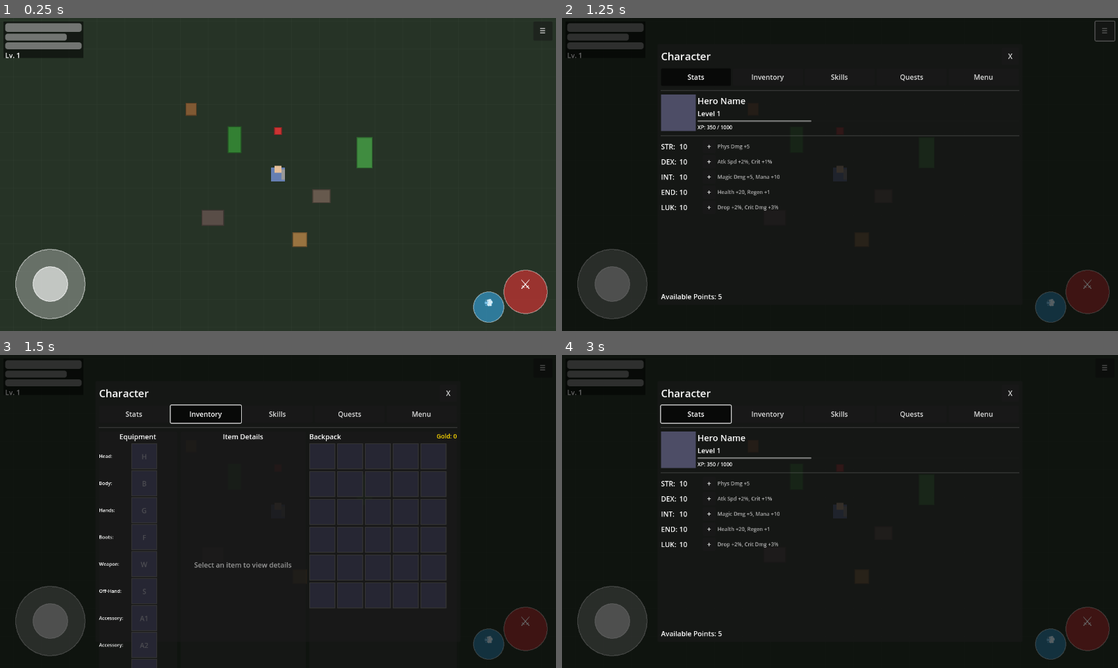
Above: before the commit, frames 1-4 (two rows, left to right).
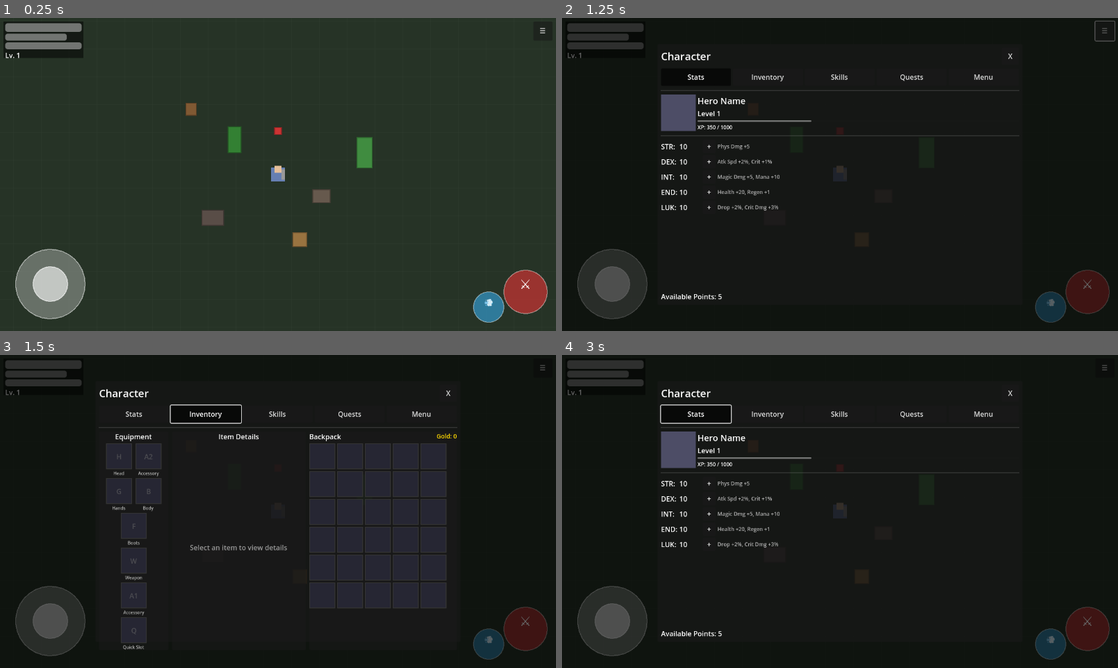
Above: after the commit, the same moments.

Repository: MatousHruska/MobileTestia
Game: Godot game, scene res://scenes/world/test_zone.tscn
The game is run twice, just before and just after one commit, with the same random seed, the same clock (stepped at 60 frames per second) and the same inputs.
Inputs (mouse positions are in pixels of both pictures, inside the frame that each line leads up to):
- Up to frame 1 (0.25 s): no input
- Up to frame 2 (1.25 s): click "☰" at 0.5 s
- Up to frame 3 (1.5 s): click "Inventory" at 1.25 s
- Up to frame 4 (3 s): click (706, 589) at 2 s, where only the run before the commit has a clickable "S"; click "Stats" at 2.75 s

Frames 1-2 are identical in both runs. In frame 3, 3.9% of the frame differs, in the area x 17-53%, y 25-100%; in frame 4, nothing differs.
Error after the commit: Parse Error: Cannot find member "SHIELD" in base "ItemData.EquipmentType". (res://scripts/data/equipment_data.gd:111)

Commit message:
Remove off-hand slot and rearrange equipment layout
- Remove OFF_HAND from equipment slots and SHIELD from item types
- Rearrange equipment into 2-column grid layout:
  H  A2  (Head | Accessory 2)
  G  B   (Hands | Body)
  F      (Boots)
  W      (Weapon)
  A1     (Accessory 1)
  Q      (Quick Slot)
- Remove two-handed weapon off-hand blocking logic
- Add slot labels below each equipment slot

Diff:
--- a/scripts/data/item_data.gd
+++ b/scripts/data/item_data.gd
@@ -16,7 +16,6 @@
 	HANDS,
 	BOOTS,
 	MAIN_HAND,
-	OFF_HAND,
 	ACCESSORY_1,
 	ACCESSORY_2,
 	QUICK_SLOT
@@ -35,9 +34,7 @@
 	GLOVES,
 	BOOTS,
 	RING,
-	AMULET,
-	# Shield
-	SHIELD
+	AMULET
 }
 
 ## Core properties
@@ -100,8 +97,6 @@
 			return "Boots"
 		EquipSlot.MAIN_HAND:
 			return "Weapon"
-		EquipSlot.OFF_HAND:
-			return "Off-Hand"
 		EquipSlot.ACCESSORY_1:
 			return "Accessory"
 		EquipSlot.ACCESSORY_2:
@@ -125,8 +120,6 @@
 			return EquipSlot.BOOTS
 		EquipmentType.WEAPON_ONE_HANDED, EquipmentType.WEAPON_TWO_HANDED, EquipmentType.WEAPON_RANGED:
 			return EquipSlot.MAIN_HAND
-		EquipmentType.SHIELD:
-			return EquipSlot.OFF_HAND
 		EquipmentType.RING:
 			return EquipSlot.ACCESSORY_1  # Default, can also go to ACCESSORY_2
 		EquipmentType.AMULET:
--- a/scripts/inventory/inventory_manager.gd
+++ b/scripts/inventory/inventory_manager.gd
@@ -17,7 +17,6 @@
 	ItemData.EquipSlot.HANDS,
 	ItemData.EquipSlot.BOOTS,
 	ItemData.EquipSlot.MAIN_HAND,
-	ItemData.EquipSlot.OFF_HAND,
 	ItemData.EquipSlot.ACCESSORY_1,
 	ItemData.EquipSlot.ACCESSORY_2,
 	ItemData.EquipSlot.QUICK_SLOT
@@ -174,17 +173,6 @@
 	if not old_item.is_empty():
 		add_item(old_item.item, old_item.quantity)
 
-	# Handle two-handed weapons
-	if item is EquipmentData:
-		var equip: EquipmentData = item as EquipmentData
-		if equip.is_two_handed() and slot == ItemData.EquipSlot.MAIN_HAND:
-			# Clear off-hand
-			var off_hand: Dictionary = equipped[ItemData.EquipSlot.OFF_HAND]
-			if not off_hand.is_empty():
-				add_item(off_hand.item, off_hand.quantity)
-				equipped[ItemData.EquipSlot.OFF_HAND] = {}
-				equipment_changed.emit(ItemData.EquipSlot.OFF_HAND)
-
 	equipment_changed.emit(slot)
 	inventory_changed.emit()
 	return true
@@ -219,12 +207,8 @@
 	return equipped[slot]
 
 
-func is_slot_blocked(slot: ItemData.EquipSlot) -> bool:
-	# Off-hand is blocked if main hand has two-handed weapon
-	if slot == ItemData.EquipSlot.OFF_HAND:
-		var main_hand: Dictionary = equipped[ItemData.EquipSlot.MAIN_HAND]
-		if not main_hand.is_empty() and main_hand.item is EquipmentData:
-			return (main_hand.item as EquipmentData).is_two_handed()
+func is_slot_blocked(_slot: ItemData.EquipSlot) -> bool:
+	# No slots are blocked in this configuration
 	return false
 
 
--- a/scripts/ui/inventory/inventory_panel.gd
+++ b/scripts/ui/inventory/inventory_panel.gd
@@ -4,14 +4,24 @@
 
 signal destroy_requested  # Emitted when destroy button pressed, parent shows confirmation
 
-## Equipment slot order (left column)
-const EQUIPMENT_SLOT_ORDER: Array[ItemData.EquipSlot] = [
+## Equipment slot layout (2-column grid)
+## Format: Array of rows, each row is an array of slots
+const EQUIPMENT_LAYOUT: Array = [
+	[ItemData.EquipSlot.HEAD, ItemData.EquipSlot.ACCESSORY_2],      # H  A2
+	[ItemData.EquipSlot.HANDS, ItemData.EquipSlot.BODY],            # G  B
+	[ItemData.EquipSlot.BOOTS],                                      # F
+	[ItemData.EquipSlot.MAIN_HAND],                                  # W
+	[ItemData.EquipSlot.ACCESSORY_1],                                # A1
+	[ItemData.EquipSlot.QUICK_SLOT]                                  # Q
+]
+
+## All equipment slots for iteration
+const EQUIPMENT_SLOTS: Array[ItemData.EquipSlot] = [
 	ItemData.EquipSlot.HEAD,
 	ItemData.EquipSlot.BODY,
 	ItemData.EquipSlot.HANDS,
 	ItemData.EquipSlot.BOOTS,
 	ItemData.EquipSlot.MAIN_HAND,
-	ItemData.EquipSlot.OFF_HAND,
 	ItemData.EquipSlot.ACCESSORY_1,
 	ItemData.EquipSlot.ACCESSORY_2,
 	ItemData.EquipSlot.QUICK_SLOT
@@ -71,7 +81,7 @@
 func _build_equipment_column(parent: HBoxContainer) -> void:
 	var equip_panel := PanelContainer.new()
 	equip_panel.name = "EquipmentPanel"
-	equip_panel.custom_minimum_size.x = 180
+	equip_panel.custom_minimum_size.x = 160
 	parent.add_child(equip_panel)
 
 	var equip_vbox := VBoxContainer.new()
@@ -86,34 +96,41 @@
 	header.add_theme_font_size_override("font_size", 16)
 	equip_vbox.add_child(header)
 
-	# Equipment slots grid (2 columns)
+	# Equipment slots container
 	equipment_container = VBoxContainer.new()
 	equipment_container.name = "EquipmentSlots"
-	equipment_container.add_theme_constant_override("separation", 2)
+	equipment_container.add_theme_constant_override("separation", 4)
 	equip_vbox.add_child(equipment_container)
 
-	# Create equipment slots
-	for slot in EQUIPMENT_SLOT_ORDER:
+	# Create equipment slots using the 2-column layout
+	for row_slots in EQUIPMENT_LAYOUT:
 		var row := HBoxContainer.new()
-		row.add_theme_constant_override("separation", 4)
+		row.add_theme_constant_override("separation", 8)
+		row.alignment = BoxContainer.ALIGNMENT_CENTER
 		equipment_container.add_child(row)
 
-		# Slot label
-		var label := Label.new()
-		label.text = ItemData.get_slot_name(slot) + ":"
-		label.custom_minimum_size.x = 70
-		label.add_theme_font_size_override("font_size", 11)
-		row.add_child(label)
-
-		# Slot button
-		var slot_btn := InventorySlot.new()
-		slot_btn.slot_type = InventorySlot.SlotType.EQUIPMENT
-		slot_btn.equipment_slot = slot
-		slot_btn.custom_minimum_size = Vector2(48, 48)
-		slot_btn.slot_pressed.connect(_on_slot_pressed)
-		row.add_child(slot_btn)
-
-		equipment_slots[slot] = slot_btn
+		for slot in row_slots:
+			var slot_container := VBoxContainer.new()
+			slot_container.add_theme_constant_override("separation", 2)
+			row.add_child(slot_container)
+
+			# Slot button
+			var slot_btn := InventorySlot.new()
+			slot_btn.slot_type = InventorySlot.SlotType.EQUIPMENT
+			slot_btn.equipment_slot = slot
+			slot_btn.custom_minimum_size = Vector2(56, 56)
+			slot_btn.slot_pressed.connect(_on_slot_pressed)
+			slot_container.add_child(slot_btn)
+
+			# Slot label below
+			var label := Label.new()
+			label.text = ItemData.get_slot_name(slot)
+			label.horizontal_alignment = HORIZONTAL_ALIGNMENT_CENTER
+			label.add_theme_font_size_override("font_size", 10)
+			label.modulate = Color(0.7, 0.7, 0.7)
+			slot_container.add_child(label)
+
+			equipment_slots[slot] = slot_btn
 
 
 func _build_details_column(parent: HBoxContainer) -> void:
@@ -317,7 +334,7 @@
 
 
 func _refresh_equipment() -> void:
-	for slot in EQUIPMENT_SLOT_ORDER:
+	for slot in EQUIPMENT_SLOTS:
 		var slot_ui: InventorySlot = equipment_slots[slot]
 		var item_data: Dictionary = Inventory.get_equipped_item(slot)
 
--- a/scripts/ui/inventory/inventory_slot.gd
+++ b/scripts/ui/inventory/inventory_slot.gd
@@ -31,7 +31,6 @@
 	ItemData.EquipSlot.HANDS: "G",
 	ItemData.EquipSlot.BOOTS: "F",
 	ItemData.EquipSlot.MAIN_HAND: "W",
-	ItemData.EquipSlot.OFF_HAND: "S",
 	ItemData.EquipSlot.ACCESSORY_1: "A1",
 	ItemData.EquipSlot.ACCESSORY_2: "A2",
 	ItemData.EquipSlot.QUICK_SLOT: "Q"
